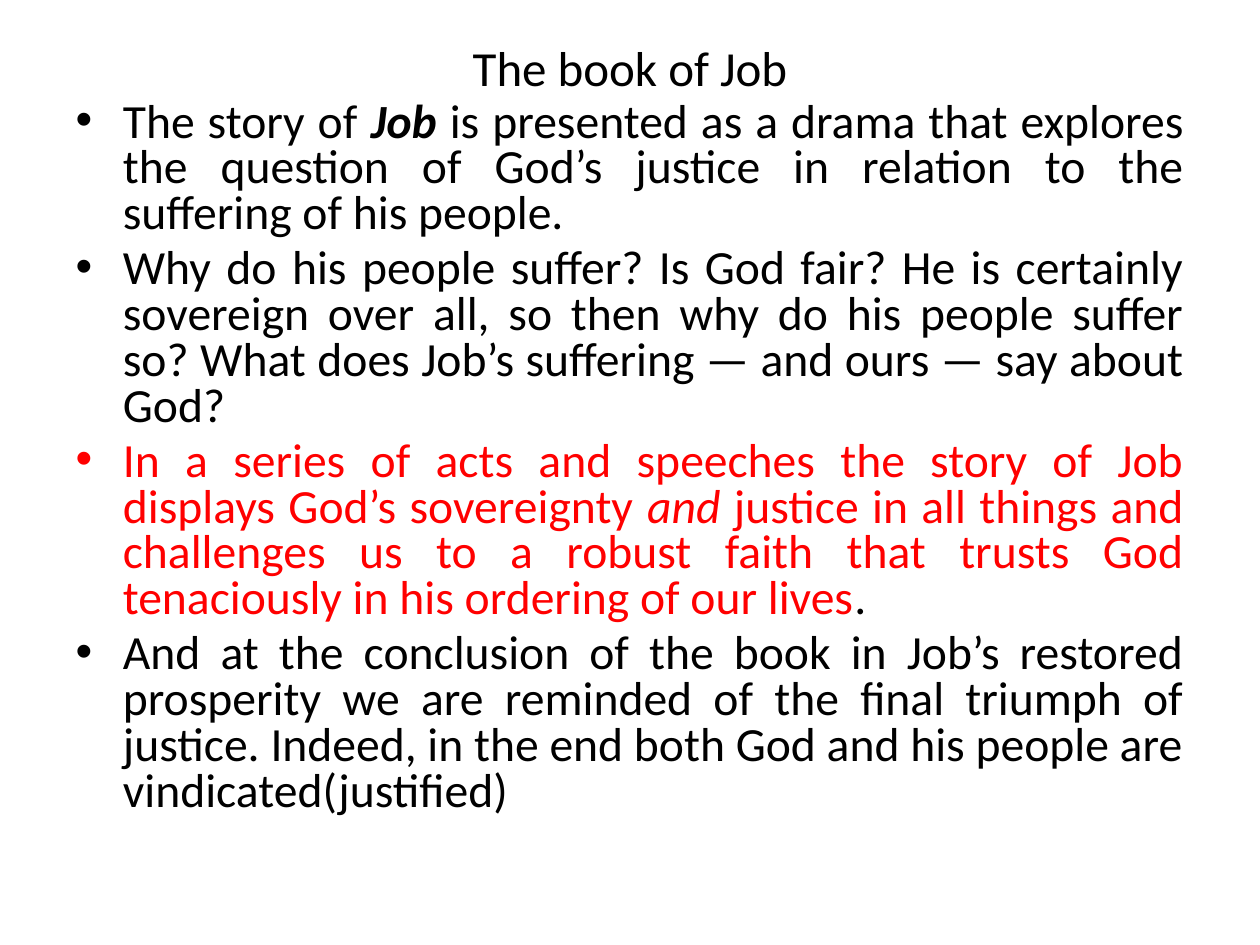
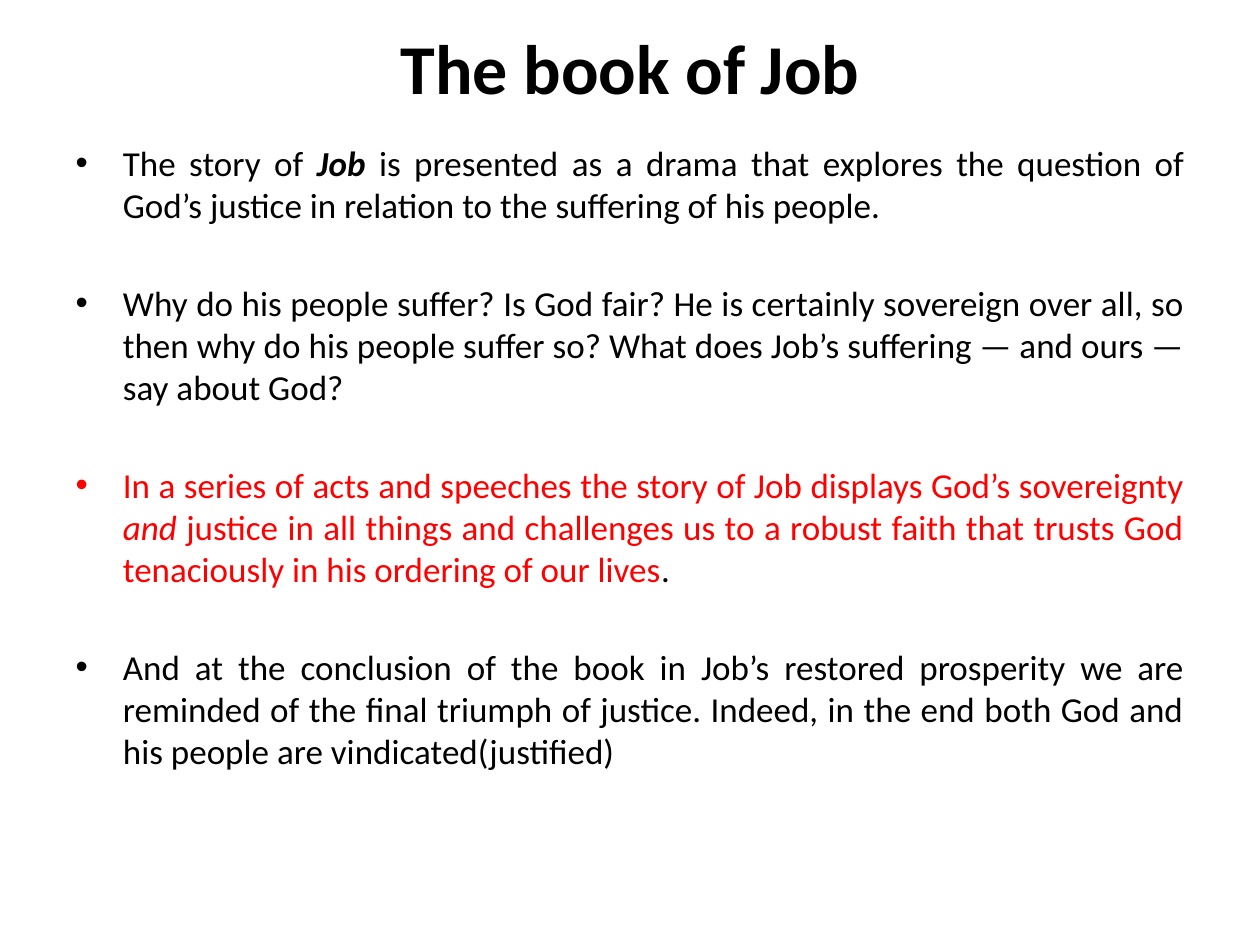
Before and after one commit to mutanganajoseph/Documents, a slide deck: slide 49 of auca/sem-1/intro-to-Bible-study/1 intro to Bible study Notes.pptx. Drawn at 1260x945 pixels with LibreOffice and Linux fonts; fonts in the diff are those of the drawing. Boxes give left, top, right and bottom in pixels: in the first picture for what was removed or moved away, otherwise in the second. Text is boxed around its words. In the diff, an @@ line names an element or a change of style, - is before the commit and + after.

```diff
--- a/auca/sem-1/intro-to-Bible-study/1 intro to Bible study Notes.pptx
+++ b/auca/sem-1/intro-to-Bible-study/1 intro to Bible study Notes.pptx
@@ title "The book of Job" at [400,45,859,95]: size 28 to 40 pt, bold on @@
@@ text "The story of Job is ...": place and size @@
-text "The story of Job is ..." at [123,104,1184,815]
+text "The story of Job is ..." at [123,151,1184,770]
@@ text "The story of Job is ..." at [123,151,1184,770]: size 27.2 to 20 pt; line spacing 0.8 to 1; less space between paragraphs @@
```
Also in this commit, not shown: 10 other slides changed, 5 other files.
